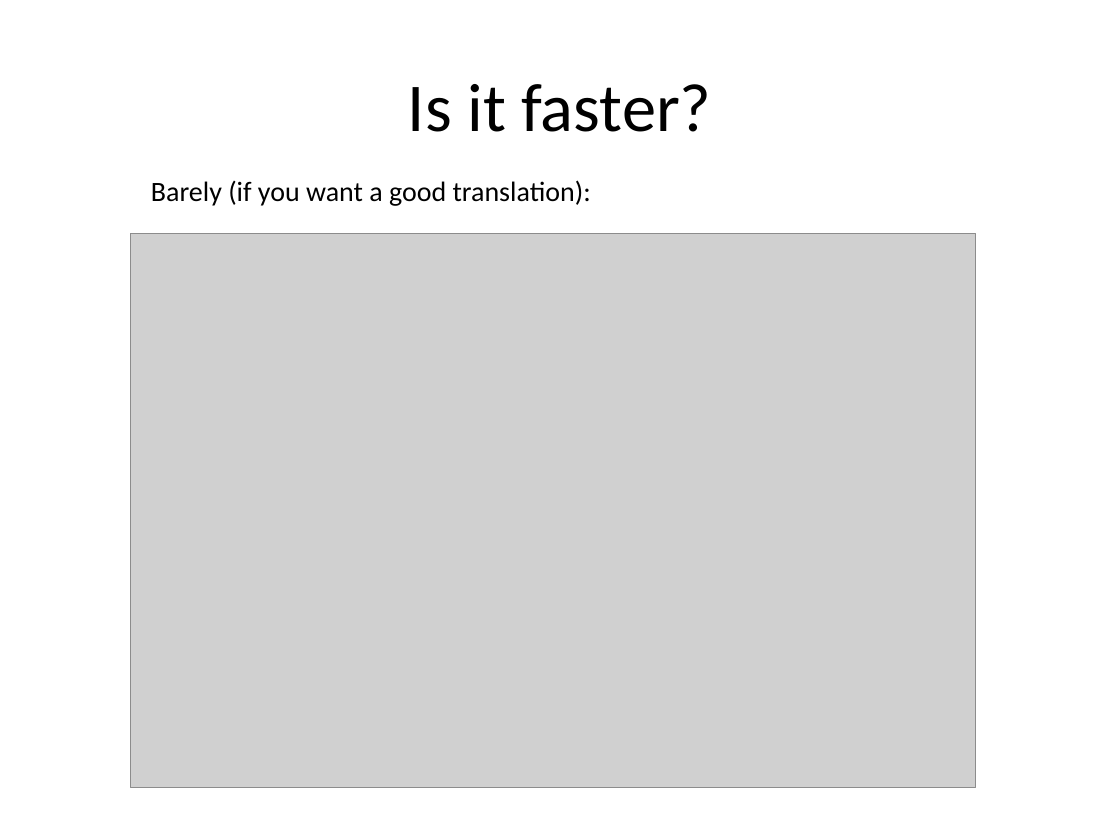
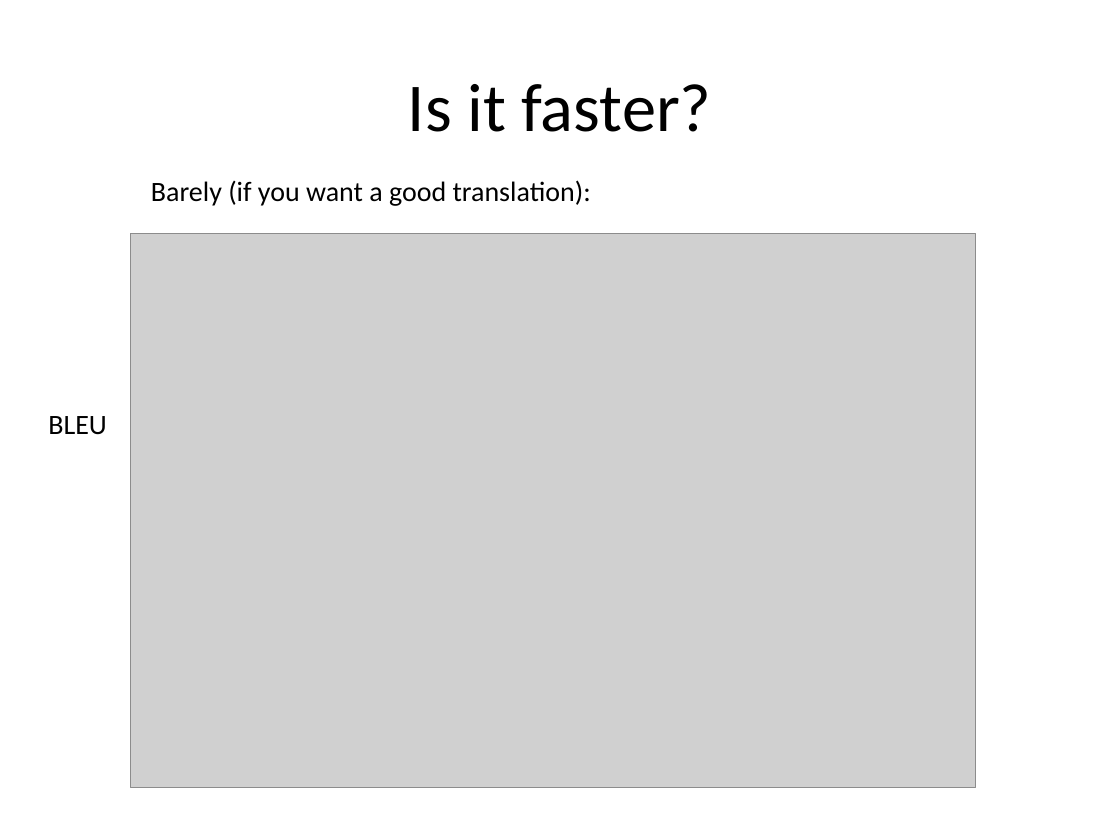
Before and after one commit to redpony/cdec, a slide deck: slide 7 of report/ws10-graehl.pptx. Drawn at 1120x840 pixels with LibreOffice and Linux fonts; fonts in the diff are those of the drawing; grey boxes stand for pictures. Boxes give left, top, right and bottom in pixels: in the first picture for what was removed or moved away, otherwise in the second. Text is boxed around its words. In the diff, an @@ line names an element or a change of style, - is before the commit and + after.

```diff
--- a/report/ws10-graehl.pptx
+++ b/report/ws10-graehl.pptx
@@ text added at [48, 416, 107, 435], 18 pt, text #000000 @@
+BLEU
```
Also in this commit, not shown: 6 other slides changed, 2 other files.
